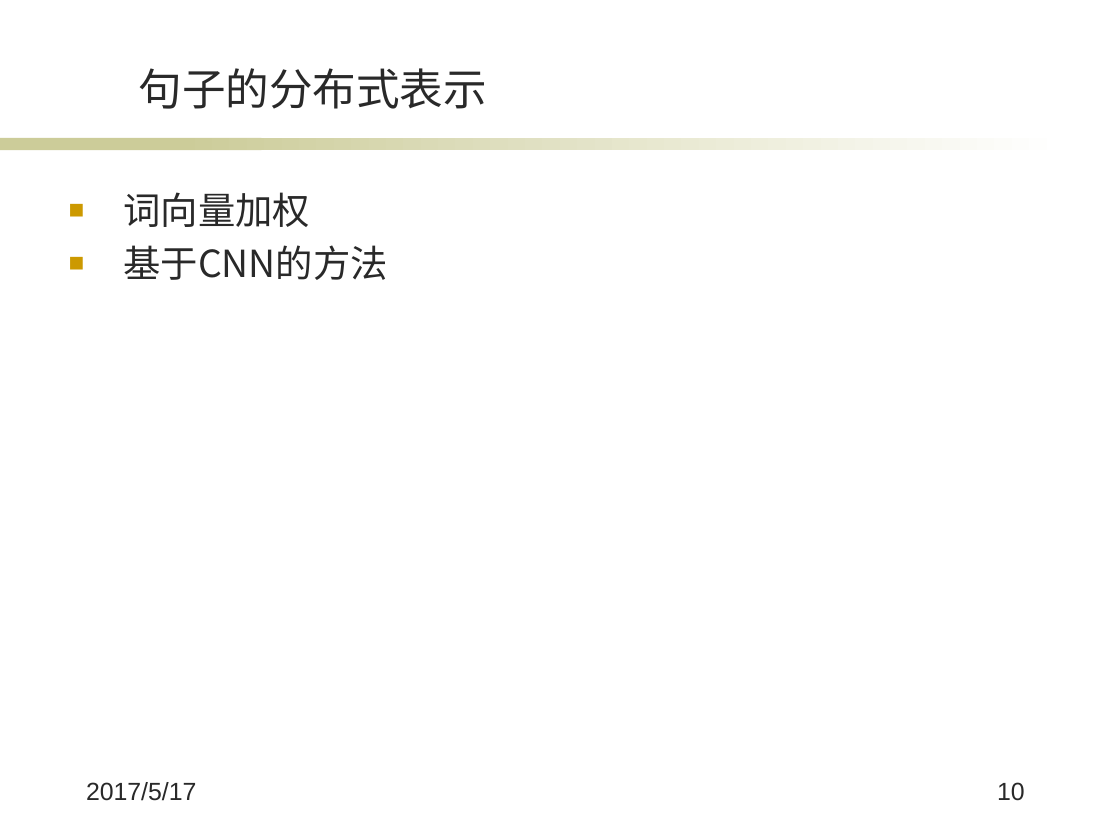
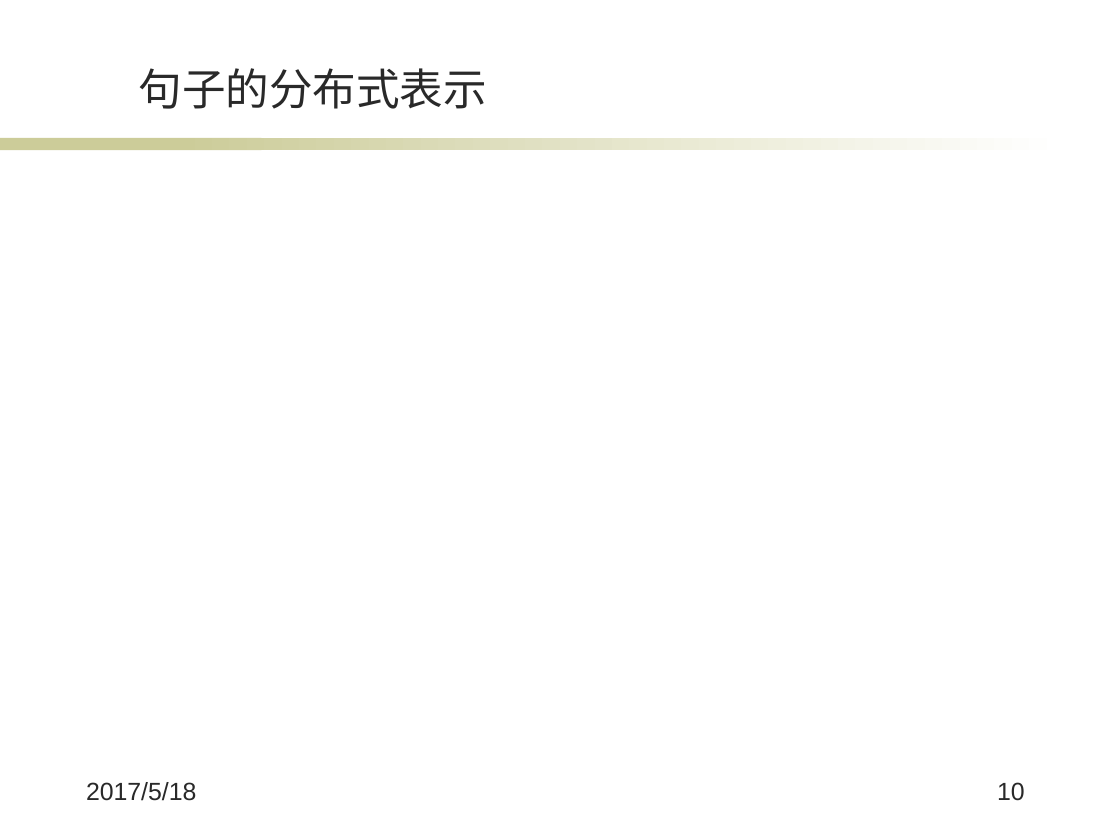
Before and after one commit to wqpod2g/paper, a slide deck: slide 10 of 毕业答辩ppt.pptx. Drawn at 1120x840 pixels with LibreOffice and Linux fonts; fonts in the diff are those of the drawing; background and template pictures are left out. Boxes give left, top, right and bottom in pixels: in the first picture for what was removed or moved away, otherwise in the second. Text is boxed around its words. In the diff, an @@ line names an element or a change of style, - is before the commit and + after.

```diff
--- a/毕业答辩ppt.pptx
+++ b/毕业答辩ppt.pptx
@@ text removed at bbox=[123, 192, 387, 280] @@
-■ 词向量加权
-■ 基于CNN的方法
@@ text at bbox=[86, 782, 196, 801]: text changed @@
-2017/5/17
+2017/5/18
```
Also in this commit, not shown: 18 other slides changed, 5 slides added, 1 other file.
